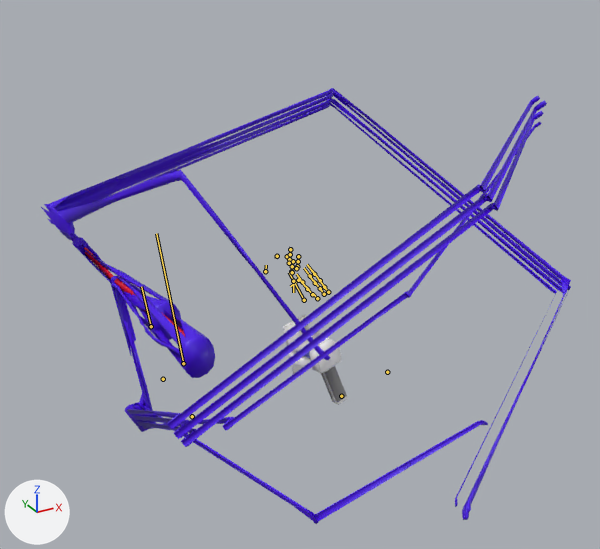
A saved change to the FBX model Badass_Upgrade/DESIGN/GrupoA/Player/Gun/Armature/Completo.fbx.
Both versions are drawn from a 50 mm camera at (-0.0512, -0.1565, 0.0967) aimed at (0.0256, -0.0169, 0.0269). Lighting does not change. The marker at lower left points along +X, +Y and +Z. Both versions are drawn at frame 313 of the action 'Armature_001Action_001'; the numbers are the values there. The bones that bend it are drawn over the model as lines.

The first picture shows 'Cube_005', 'Gun', 'RArm'.
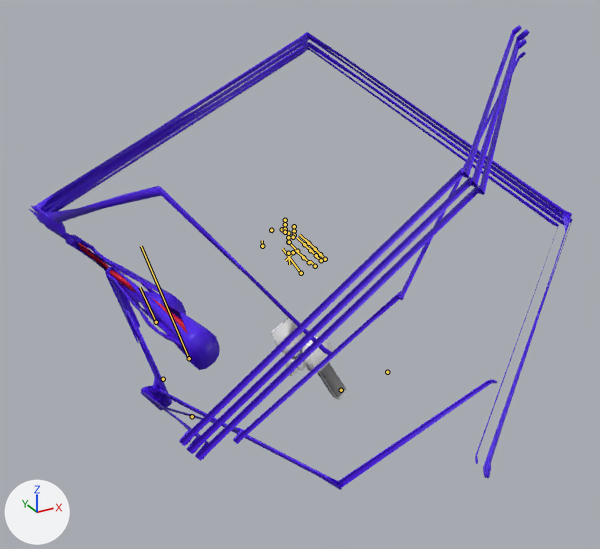
Edits to the bpy script that builds the scene:
```text
Change bone_bone:
    where bone_bone = bpy.data.objects['Armature'].pose.bones['Bone']  # child of 'Armature_001'
    bone_bone.location: (-0.474, 1.89, 0.996) -> (-0.353, 1.959, 0.98)
    bone_bone.rotation_quaternion: (0.992, 0.059, 0.075, 0.084) -> (0.976, 0.088, 0.095, 0.174)  # degrees (8, 8, 10) -> degrees (12, 9, 21)
Change bone_bone_0:
    where bone_bone_0 = bpy.data.objects['Armature'].pose.bones['Bone_0']  # child of 'Armature'
    bone_bone_0.location: (-0.474, 1.89, 0.996) -> (-0.353, 1.959, 0.98)
    bone_bone_0.rotation_quaternion: (0.992, 0.059, 0.075, 0.084) -> (0.976, 0.088, 0.095, 0.174)  # degrees (8, 8, 10) -> degrees (12, 9, 21)
Change bone_bone_1:
    where bone_bone_1 = bpy.data.objects['Armature'].pose.bones['Bone_1']  # child of 'Armature_002'
    bone_bone_1.location: (-0.474, 1.89, 0.996) -> (-0.353, 1.959, 0.98)
    bone_bone_1.rotation_quaternion: (0.992, 0.059, 0.075, 0.084) -> (0.976, 0.088, 0.095, 0.174)  # degrees (8, 8, 10) -> degrees (12, 9, 21)
```

Boxes [x1, y1, x2, y2] around the edits, measured in the pictures (600 x 549 px):
'RArm', posed (9% taller)
    before: [110, 96, 547, 524]
    after: [105, 25, 530, 490]
'Cube_005', posed
    before: [41, 88, 571, 520]
    after: [28, 32, 573, 478]
'Gun', posed (18% wider, 9% shorter)
    before: [283, 315, 348, 405]
    after: [271, 318, 348, 400]
bone 'Bone', root to tip
    before: (341, 396) to (341, 396)
    after: (341, 390) to (340, 390)
bone 'Bone_0', root to tip
    before: (183, 363) to (156, 233)
    after: (189, 358) to (141, 246)
bone 'Bone_1', root to tip
    before: (151, 326) to (141, 286)
    after: (156, 322) to (140, 287)
